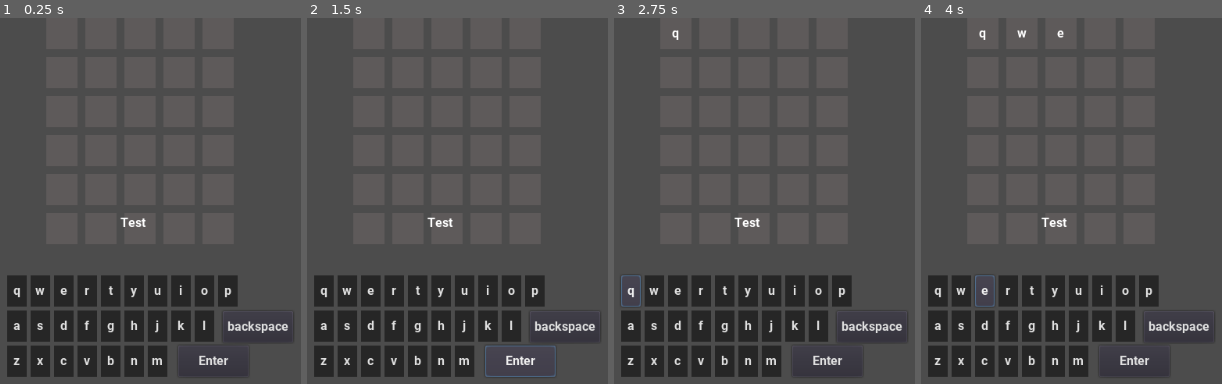
Above: before the commit, frames 1-4 (left to right).
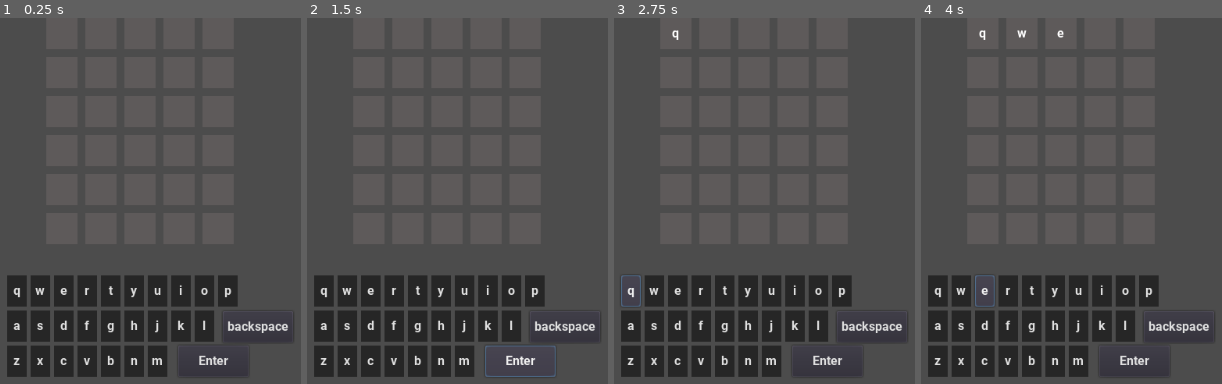
Above: after the commit, the same moments.

Repository: amil-ck/Jujudle
Game: Godot game, scene res://Node2D.tscn
Two runs of this game, one before a commit and one after it. Both use one fixed random seed, a clock stepped at 60 frames per second and the inputs below.
Inputs:
- Up to frame 1 (0.25 s): no input
- Up to frame 2 (1.5 s): click "Enter" at 0.5 s; click "Enter" at 1.25 s
- Up to frame 3 (2.75 s): click "q" at 2 s
- Up to frame 4 (4 s): click "w" at 2.75 s; click "e" at 3.5 s

The runs differ from the first frame. In frame 1, 0.1% of the frame differs, in the area x 39-49%, y 54-58%; in frame 2, 0.1%; in frame 3, 0.1%; in frame 4, 0.1%.

Commit message:
Fixed mobile answer bug

Diff:
--- a/Godot/Main.gd
+++ b/Godot/Main.gd
@@ -188,4 +188,4 @@
 			cur_y += 1
 			cur_x = 0
 		else:
-			$Label.text = "The answer was: " + answer
+			$CanvasLayer/Buttons/Label.text = "The answer was: " + answer
--- a/Godot/Node2D.tscn
+++ b/Godot/Node2D.tscn
@@ -17,13 +17,6 @@
 margin_right = 20.0
 margin_bottom = 20.0
 
-[node name="Label" type="Label" parent="CanvasLayer/Buttons"]
-margin_left = -5.0
-margin_top = -27.0
-margin_right = 34.0
-margin_bottom = -7.0
-text = "Test"
-
 [node name="backspace" type="Button" parent="CanvasLayer/Buttons"]
 margin_left = 126.0
 margin_top = 96.0
@@ -38,5 +31,11 @@
 margin_bottom = 180.0
 text = "Enter"
 
+[node name="Label" type="Label" parent="CanvasLayer/Buttons"]
+margin_left = -4.0
+margin_top = 217.0
+margin_right = 35.0
+margin_bottom = 237.0
+
 [connection signal="pressed" from="CanvasLayer/Buttons/backspace" to="." method="_on_backspace_pressed"]
 [connection signal="pressed" from="CanvasLayer/Buttons/enter" to="." method="_on_enter_pressed"]
Not shown, removed: Godot/Export/JuJudle.apple-touch-icon.png.import
Not shown, removed: Godot/Export/JuJudle.icon.png.import
Not shown, removed: Godot/Export/JuJudle.png.import
Not shown, removed: Godot/Export/JuJudle.apple-touch-icon.png
Not shown, removed: Godot/Export/JuJudle.audio.worklet.js
Not shown, removed: Godot/Export/JuJudle.html
Not shown, removed: Godot/Export/JuJudle.icon.png
Not shown, removed: Godot/Export/JuJudle.js
Not shown, removed: Godot/Export/JuJudle.pck
Not shown, removed: Godot/Export/JuJudle.png
Not shown, changed: Godot/Export/JuJudle.wasm
Not shown, changed: JuJudle.pck
